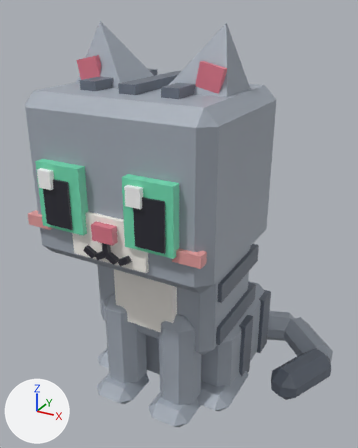
One commit to the FBX model assets/clean-a-cat/exports/CleanACat_Cat_Smudge_Sit.fbx: the scene before it, then after it.
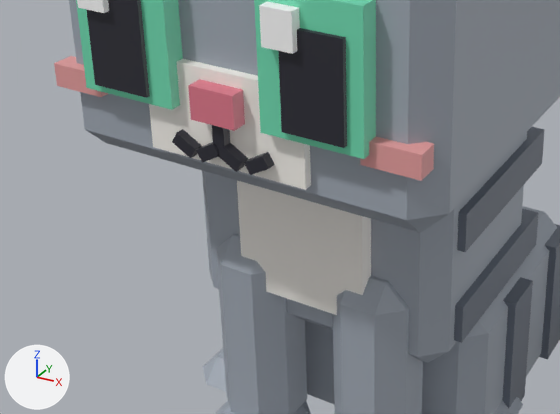
Old and new are each drawn whole from a 50 mm camera at (0.0111, -0.0203, 0.0191) aimed at (0.0005, -0.0009, 0.0094) and again close up on the part from 1% to 74% of the width and 41% to 85% of the height. Lighting does not change. The marker at lower left points along +X, +Y and +Z. The older version's two pictures come first. Where no turn or scale is listed for an object, it has been applied to the vertices.

Names of what the first close-up shows: 'CleanACat_Cat_Smudge_Sit_Body', 'CleanACat_Cat_Smudge_Sit_Eye1', 'CleanACat_Cat_Smudge_Sit_Eye2', 'CleanACat_Cat_Smudge_Sit_Head', 'CleanACat_Cat_Smudge_Sit_LegF1', 'CleanACat_Cat_Smudge_Sit_LegF2'.
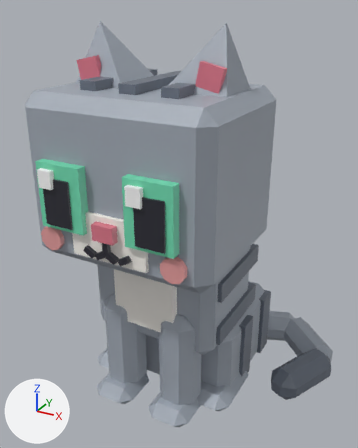
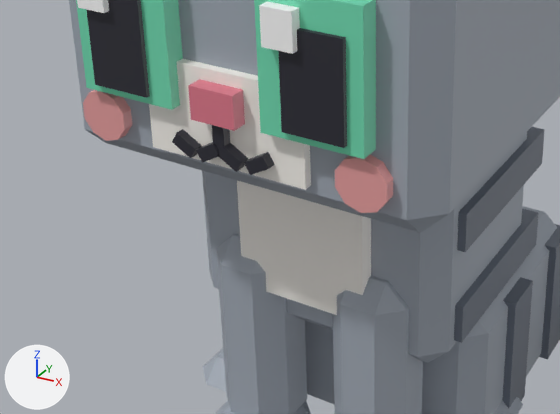
Edits to the scene script, one JSON object a line:
```json
{"block": "me_cleanacat_cat_smudge_sit_head", "where": "# used by ob_cleanacat_cat_smudge_sit_head; location = (0.0, -0.00095, 0.00969)"}
{"op": "remove", "block": "me_cleanacat_cat_smudge_sit_head", "code": "me_cleanacat_cat_smudge_sit_head.from_pydata(...)  # 120 vertices, 98 faces; spans x -0.00437..0.00437, y -0.00537..0.00219, z -0.00095..0.00665"}
{"op": "add", "block": "me_cleanacat_cat_smudge_sit_head", "code": "me_cleanacat_cat_smudge_sit_head.from_pydata(...)  # 144 vertices, 138 faces; spans x -0.00437..0.00437, y -0.00537..0.00219, z -0.00095..0.00665"}
{"block": "me_cleanacat_cat_smudge_sit_head", "change": "me_cleanacat_cat_smudge_sit_head part 1: a new loose piece, a 10-sided cylinder along y spanning x -0.00352..-0.00246, y -0.00508..-0.00461, z -0.00034..0.00077, in mat_cleanacat_palette"}
{"block": "me_cleanacat_cat_smudge_sit_head", "change": "me_cleanacat_cat_smudge_sit_head part 2: a new loose piece, a 10-sided cylinder along y spanning x 0.00246..0.00352, y -0.00508..-0.00461, z -0.00034..0.00077, in mat_cleanacat_palette"}
{"block": "me_cleanacat_cat_smudge_sit_head", "change": "me_cleanacat_cat_smudge_sit_head part 3: the loose piece of 8 vertices spanning x -0.00419..-0.00299, y -0.00508..-0.00461, z 0.00063..0.00113 is deleted"}
{"block": "me_cleanacat_cat_smudge_sit_head", "change": "me_cleanacat_cat_smudge_sit_head part 4: the loose piece of 8 vertices spanning x 0.00299..0.00419, y -0.00508..-0.00461, z 0.00063..0.00113 is deleted"}
```

Boxes [x1, y1, x2, y2] around the edits, measured in the close-ups (560 x 414 px):
```json
{"object": "CleanACat_Cat_Smudge_Sit_Head", "change": "reshaped", "before": [54, 0, 560, 233], "after": [69, 0, 560, 233]}
{"part": 1, "of": "me_cleanacat_cat_smudge_sit_head", "change": "added", "after": [83, 90, 132, 141], "on screen": "pink"}
{"part": 2, "of": "me_cleanacat_cat_smudge_sit_head", "change": "added", "after": [335, 154, 393, 213], "on screen": "pink"}
{"part": 3, "of": "me_cleanacat_cat_smudge_sit_head", "change": "deleted", "before": [54, 56, 109, 97], "on screen": "pink"}
{"part": 4, "of": "me_cleanacat_cat_smudge_sit_head", "change": "deleted", "before": [360, 137, 434, 181], "on screen": "pink"}
```
